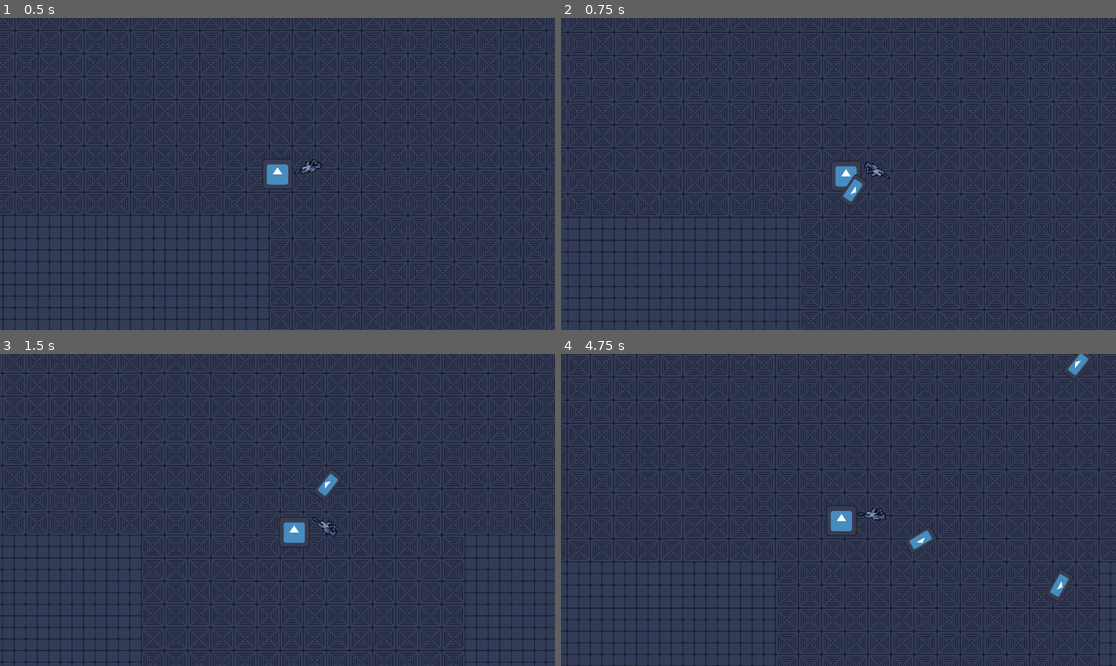
Above: before the commit, frames 1-4 (two rows, left to right).
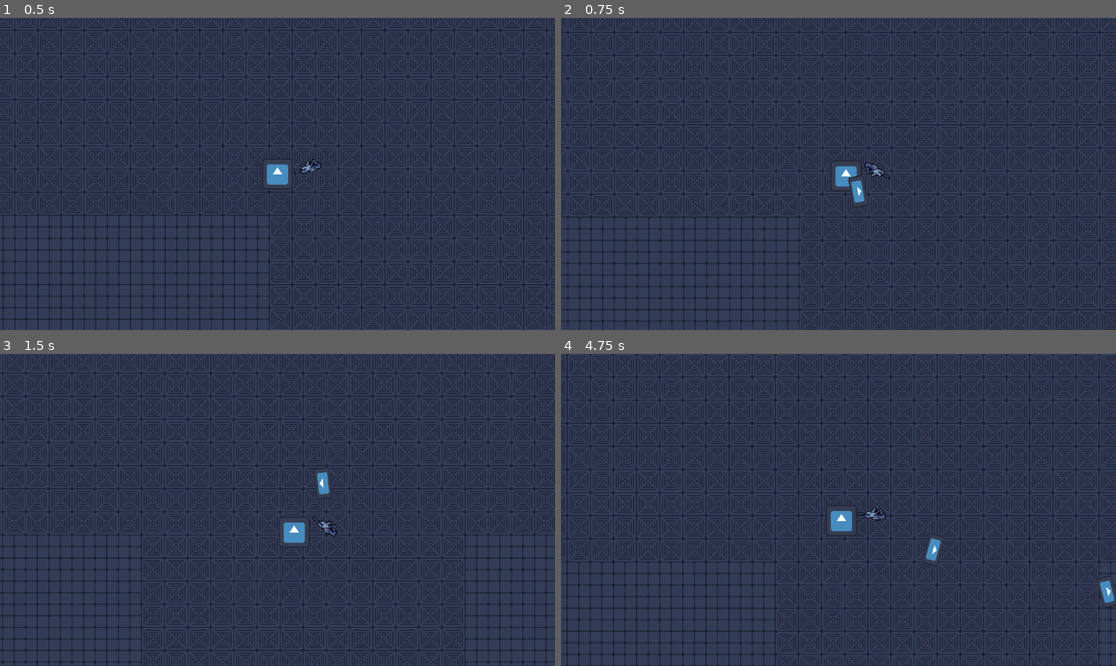
Above: after the commit, the same moments.

Repository: PieIsSpy/Scrapheap
Game: Godot game, scene res://scenes/arena.tscn
Two runs of this game, one before a commit and one after it. Both use one fixed random seed, a clock stepped at 60 frames per second and the inputs below. The engine's default icon, where the game draws it, is replaced by a stand-in: a white triangle on a blue panel in a dark square.
Inputs (mouse positions are in pixels of both pictures, inside the frame that each line leads up to):
- Up to frame 1 (0.5 s): no input
- Up to frame 2 (0.75 s): move the mouse to (960, 158) at 0.52 s; hold D (Right) from 0.53 s (still down); click (960, 158) at 0.6 s
- Up to frame 3 (1.5 s): move the mouse to (166, 525) at 1.27 s; release D (Right) at 1.28 s; hold S (Down) from 1.28 s (still down); click (166, 525) at 1.35 s
- Up to frame 4 (4.75 s): move the mouse to (894, 441) at 2.02 s; release S (Down) at 2.03 s; hold D (Right) 2.03-2.78 s; click (894, 441) at 2.1 s; move the mouse to (810, 572) at 2.77 s; hold W (Up) 2.78-3.53 s; click (810, 572) at 2.85 s; move the mouse to (1005, 556) at 3.52 s; hold A (Left) from 3.53 s (still down); click (1005, 556) at 3.6 s; move the mouse to (672, 463) at 4.27 s; click (672, 463) at 4.35 s

Frame 1 is identical in both runs. In frame 2, 0.2% of the frame differs, in the area x 50-56%, y 49-61%; in frame 3, 0.2%; in frame 4, 0.8%, in the area x 61-100%, y 0-82%.

Commit message:
fix: fixed shooting marker not being rotated back after rotating the entire gun sprite

Diff:
--- a/components/gun/gun.tscn
+++ b/components/gun/gun.tscn
@@ -21,6 +21,7 @@
 
 [node name="Marker2D" type="Marker2D" parent="RotationOffset/Sprite2D" unique_id=1973940090]
 position = Vector2(14.386796, -13.8931675)
+rotation = -0.7679449
 
 [node name="Timer" type="Timer" parent="." unique_id=502989019]
 
Not shown: 1 places in components/gun/gun.tscn that only renumber resources
